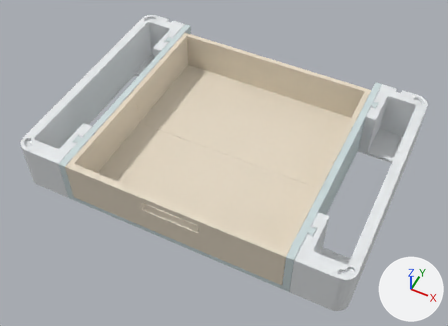
Before and after pictures for a commit that changed the glTF model models/ams2pro/1-drawer-layer/layer-assembly.glb.
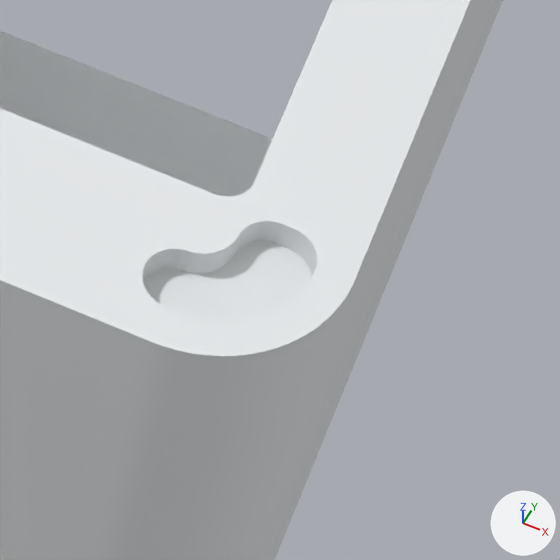
The first picture shows the older version from a 50 mm lens placed at (0.426, -0.325, 0.569), pointed at (0.202, 0.123, 0.009). The close-ups show the older and then the newer version on the part from 72% to 85% of the width and 75% to 92% of the height of that picture. Only the edits that show in the close-ups are written down. The axes (+X, +Y, +Z) are drawn at lower right. The lights are the same throughout. Vertices at exactly the same position are counted once.

The first close-up shows 'end_right_1'.
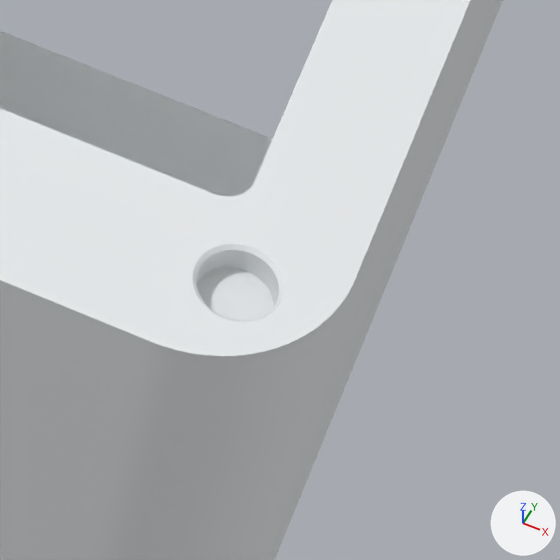
Changed parts and their boxes [x1, y1, x2, y2] in the close-ups (560 x 560 px):
part 1 of me_geometry_1, built on
    before: [0, 0, 437, 356]
    after: [158, 0, 416, 356]

The change in detail:
me_geometry_1 is used by ob_end_right_1; location (0.0, 0.0, 0.0).
me_geometry_1 had 2403 vertices, 4802 faces and spanned x 0.339..0.399, y 0.0..0.287, z -0.003..0.06.
me_geometry_1 now has 1237 vertices, 2470 faces and spans x 0.339..0.399, y 0.0..0.287, z -0.003..0.06.
me_geometry_1 part 1: 26 vertices moved from x 0.385..0.392, y 0.004..0.016, z 0.056..0.06 to x 0.385..0.393, y 0.006..0.014, z 0.056..0.06; 442 vertices removed from x 0.381..0.395, y 0.004..0.018, z 0.056..0.06; 101 vertices added at x 0.385..0.393, y 0.006..0.014, z 0.056..0.06.
Other edits to the shape of me_geometry_1 do not show in these pictures.
